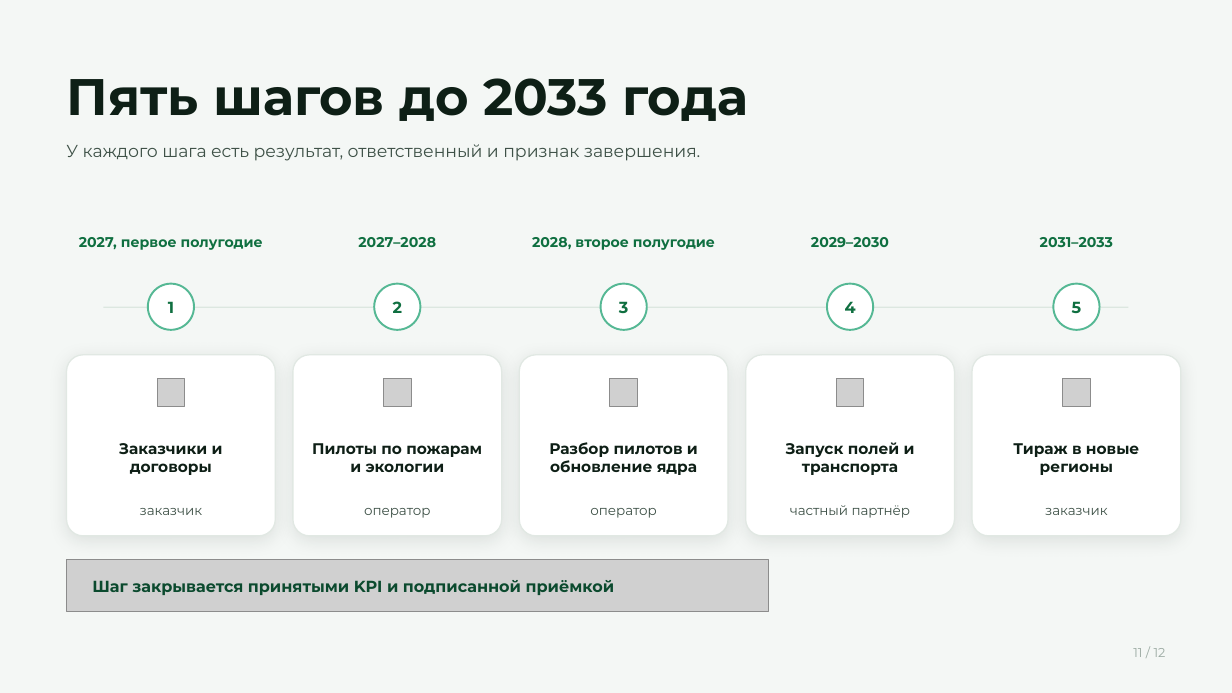
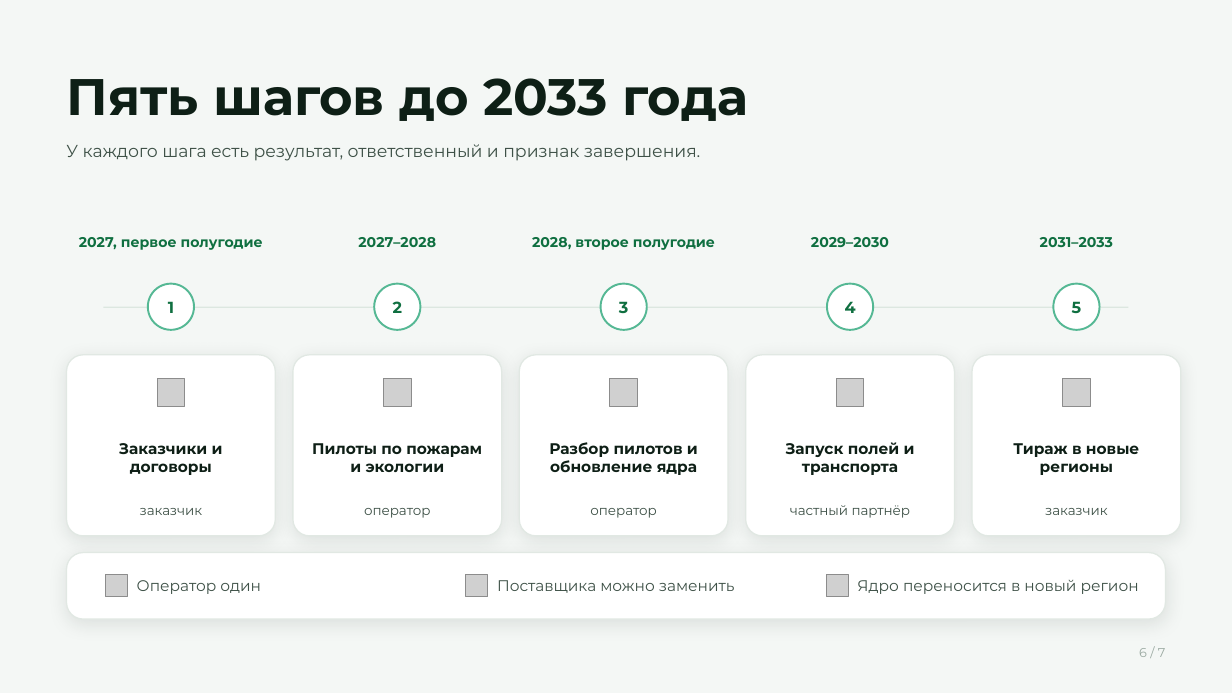
Before and after one commit to pmixay/hackathon-1109, a slide deck: slide 6 of docs/presentation/kosmo-deck.pptx (slide 11 before the commit). Drawn at 1232x693 pixels with LibreOffice and Linux fonts; fonts in the diff are those of the drawing; grey boxes stand for pictures. Boxes give left, top, right and bottom in pixels: in the first picture for what was removed or moved away, otherwise in the second. Text is boxed around its words. In the diff, an @@ line names an element or a change of style, - is before the commit and + after.

```diff
--- a/docs/presentation/kosmo-deck.pptx
+++ b/docs/presentation/kosmo-deck.pptx
@@ picture removed at (67, 560, 769, 612) @@
@@ rounded rectangle added at (67, 553, 1165, 619), fill #FFFFFF, outline #E1E8E3 1 pt @@
@@ text removed at (92, 580, 615, 595) @@
-Шаг закрывается принятыми KPI и подписанной приёмкой
@@ picture added at (105, 575, 128, 597) @@
@@ text added at (137, 580, 261, 594), 12 pt, text #3E5147 @@
+Оператор один
@@ picture added at (466, 575, 488, 597) @@
@@ text added at (497, 580, 735, 593), 12 pt, text #3E5147 @@
+Поставщика можно заменить
@@ picture added at (826, 575, 848, 597) @@
@@ text added at (857, 580, 1139, 594), 12 pt, text #3E5147 @@
+Ядро переносится в новый регион
@@ text at (1139, 648, 1166, 657): text changed @@
-11 / 12
+6 / 7
```
Also in this commit, not shown: 7 other slides changed, 2 slides added, 3 slides removed, 23 other files.
